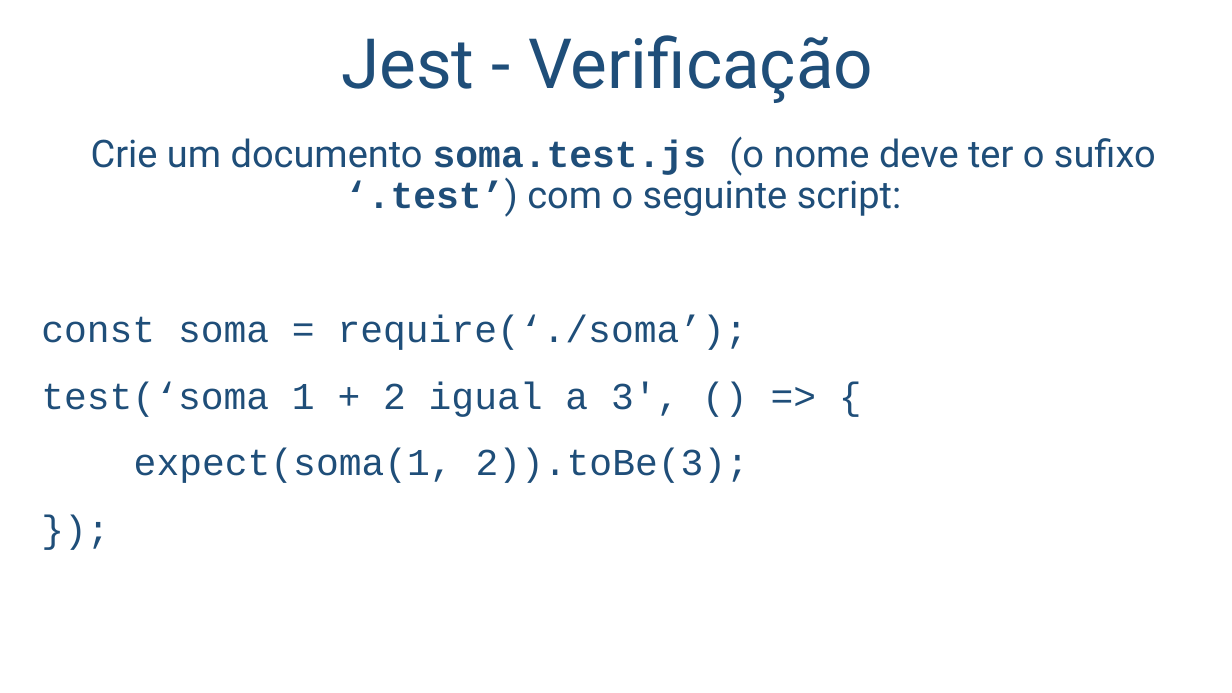
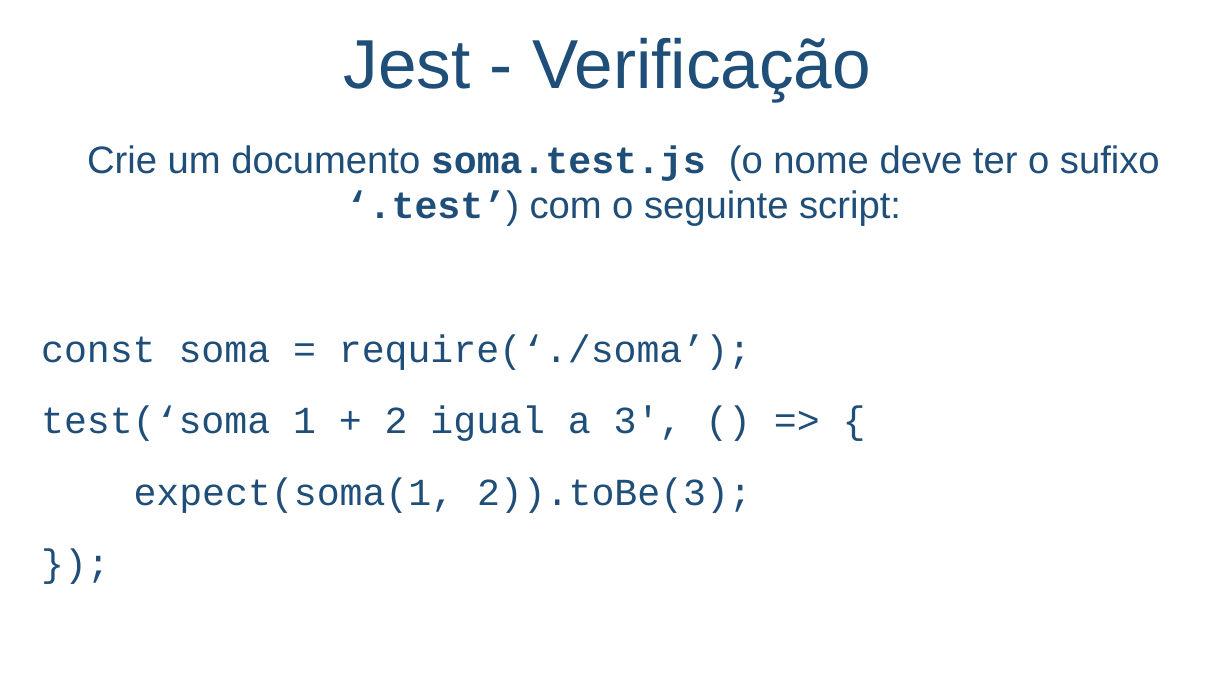
Before and after one commit to salmo-jr/public-slides, a slide deck: slide 9 of unit-tests_javascript.pptx. Drawn at 1232x693 pixels with LibreOffice and Linux fonts; fonts in the diff are those of the drawing; background and template pictures are left out. Boxes give left, top, right and bottom in pixels: in the first picture for what was removed or moved away, otherwise in the second. Text is boxed around its words. In the diff, an @@ line names an element or a change of style, - is before the commit and + after.

```diff
--- a/unit-tests_javascript.pptx
+++ b/unit-tests_javascript.pptx
@@ text "Jest - Verificação" at (344,37,871,101): font Roboto to Arial @@
@@ text "Crie um documento soma.test.js (o ..." at (41,145,1160,513): size 29.6 to 29.8 pt; font Roboto to Arial in "Crie um documento (o nome deve ter ..."; line spacing 0.9 to 1 @@
```
Also in this commit, not shown: 13 other slides changed, 2 other files.
